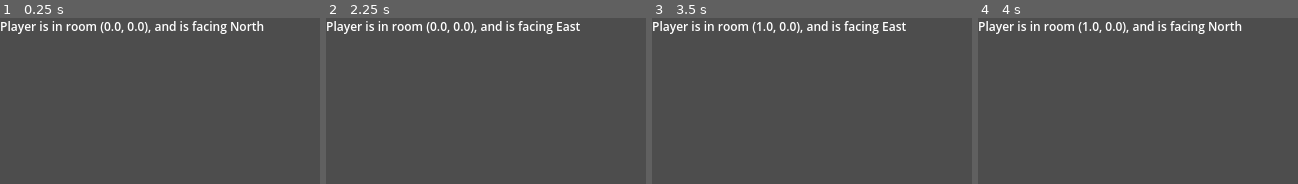
Above: before the commit, frames 1-4 (left to right).
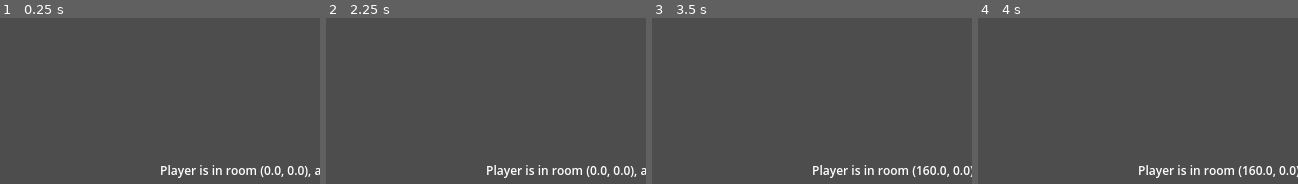
Above: after the commit, the same moments.

Repository: GartTheSkeleton/GameboyDungeon
Game: Godot game, scene res://src/Game/gameworld.tscn
Two runs of this game, one before a commit and one after it. Both use one fixed random seed, a clock stepped at 60 frames per second and the inputs below. Before the commit the project starts from res://gameworld.tscn.
Inputs:
- Up to frame 1 (0.25 s): no input
- Up to frame 2 (2.25 s): tap Enter at 0.5, 2 s; hold Right (Right) 0.53-1.28 s; tap Space at 1.25 s; hold Left (Left) 1.28-2.03 s; hold Right (Right) from 2.03 s (still down)
- Up to frame 3 (3.5 s): tap Space at 2.75 s; release Right (Right) at 2.78 s; hold Up (Up) from 2.78 s (still down)
- Up to frame 4 (4 s): tap Enter at 3.5 s; release Up (Up) at 3.53 s; hold Left (Left) from 3.53 s (still down)

The runs differ from the first frame. In frame 1, 3.4% of the frame differs, in the area x 0-100%, y 1-97%; in frame 2, 3.3%; in frame 3, 3.3%; in frame 4, 3.4%.

Commit message:
refactor movement, set up action system

Diff:
--- a/gameworld.gd
+++ /dev/null
@@ -1,58 +0,0 @@
-extends Node2D
-
-var playerPosition = Vector2(0,0)
-var playerFacing = "North"
-
-@onready var readout = $Readout
-
-# Called when the node enters the scene tree for the first time.
-func _ready() -> void:
-	pass # Replace with function body.
-
-
-# Called every frame. 'delta' is the elapsed time since the previous frame.
-func _process(delta: float) -> void:
-	readout.text = "Player is in room " + str(playerPosition) + ", and is facing " + playerFacing
-
-	if Input.is_action_just_pressed("Up"):
-		move_player()
-	if Input.is_action_just_pressed("Left"):
-		turn_player("Left")
-	if Input.is_action_just_pressed("Right"):
-		turn_player("Right")
-
-
-func turn_player(turnDirection):
-	match turnDirection:
-		"Left":
-			match playerFacing:
-				"North":
-					playerFacing = "West"
-				"West":
-					playerFacing = "South"
-				"South":
-					playerFacing = "East"
-				"East":
-					playerFacing = "North"
-		"Right":
-			match playerFacing:
-				"North":
-					playerFacing = "East"
-				"West":
-					playerFacing = "North"
-				"South":
-					playerFacing = "West"
-				"East":
-					playerFacing = "South"
-
-
-func move_player():
-	match playerFacing:
-		"North":
-			playerPosition.y += 1
-		"South":
-			playerPosition.y -= 1
-		"East":
-			playerPosition.x += 1
-		"West":
-			playerPosition.x -= 1
--- a/gameworld.tscn
+++ /dev/null
@@ -1,15 +0,0 @@
-[gd_scene load_steps=3 format=3 uid="uid://bb7wofvtwlsvg"]
-
-[ext_resource type="Script" uid="uid://dy1t4tltd410w" path="res://gameworld.gd" id="1_jgvkf"]
-
-[sub_resource type="LabelSettings" id="LabelSettings_5ejrl"]
-font_size = 12
-
-[node name="Gameworld" type="Node2D"]
-script = ExtResource("1_jgvkf")
-
-[node name="Readout" type="Label" parent="."]
-offset_right = 320.0
-offset_bottom = 64.0
-label_settings = SubResource("LabelSettings_5ejrl")
-autowrap_mode = 2
--- a/project.godot
+++ b/project.godot
@@ -11,9 +11,9 @@
 [application]
 
 config/name="GameboyDungeon"
-run/main_scene="res://gameworld.tscn"
+run/main_scene="res://src/Game/gameworld.tscn"
 config/features=PackedStringArray("4.4", "GL Compatibility")
-config/icon="res://icon.svg"
+config/icon="res://src/Assets/icon.svg"
 
 [display]
 
--- /dev/null
+++ b/src/Entities/Actors/Actions/action.gd
@@ -0,0 +1,2 @@
+class_name Action
+extends RefCounted
--- /dev/null
+++ b/src/Entities/Actors/Actions/escape_action.gd
@@ -0,0 +1,2 @@
+class_name EscapeAction
+extends Action
--- /dev/null
+++ b/src/Entities/Actors/Actions/movement_action.gd
@@ -0,0 +1,7 @@
+class_name MovementAction
+extends Action
+
+var offset: Vector2i
+
+func _init(dx: int, dy: int) -> void:
+	offset = Vector2i(dx, dy)
--- /dev/null
+++ b/src/Entities/Actors/Actions/turn_action.gd
@@ -0,0 +1,30 @@
+class_name TurnAction
+extends Action
+
+var playerFacing: Vector2i
+
+func _init(direction: String, game: Game) -> void:
+	playerFacing = game.playerFacing
+	var directionsKeys = game.directions.keys()
+	var currentKey = game.playerFacingString
+	var currentIndex = directionsKeys.find(currentKey)
+	var nextDirection: String
+	if direction == "Left":
+		if game.playerFacing == game.directions.NORTH:
+#			easy solution, just loop back to other side of the dictionary
+			playerFacing = game.directions.WEST
+		else:
+#			calculate what the previous direction in the dictionary is
+			currentIndex -= 1
+			nextDirection = directionsKeys[currentIndex]
+			playerFacing = game.directions[nextDirection]
+
+	if direction == "Right":
+		if game.playerFacing == game.directions.WEST:
+			#easy solution, just loop back to other side of the dictionary
+			playerFacing = game.directions.NORTH
+		else:
+			#calculate what the next direction in the dictionary is
+			currentIndex += 1
+			nextDirection = directionsKeys[currentIndex]
+			playerFacing = game.directions[nextDirection]
--- /dev/null
+++ b/src/Game/EventHandler/event_handler.gd
@@ -0,0 +1,20 @@
+class_name EventHandler
+extends Node
+
+@onready var game: Game = $".."
+func get_action() -> Action:
+	var action: Action = null
+	if Input.is_action_just_pressed("Up"):
+		var facing = game.playerFacing
+		action = MovementAction.new(facing.x, facing.y)
+	elif Input.is_action_just_pressed("Left"):
+		print('facing: ', game.playerFacing)
+		action = TurnAction.new("Left", game)
+	elif Input.is_action_just_pressed("Right"):
+		print('facing: ', game.playerFacing)
+		action = TurnAction.new("Right", game)
+
+	if Input.is_action_just_pressed("ui_cancel"):
+		action = EscapeAction.new()
+
+	return action
--- /dev/null
+++ b/src/Game/gameworld.gd
@@ -0,0 +1,88 @@
+class_name Game
+extends Node2D
+
+var player_grid_pos := Vector2i.ZERO
+var directions = {
+	"NORTH": Vector2i.UP,
+	"EAST": Vector2i.RIGHT,
+	"SOUTH": Vector2i.DOWN,
+	"WEST": Vector2i.LEFT
+}
+
+var playerFacing: Vector2i = directions["NORTH"]
+var playerFacingString: String = directions.find_key(playerFacing)
+
+@onready var player: Camera2D = $Camera2D
+@onready var readout = $Camera2D/Readout
+@onready var event_handler: EventHandler = $EventHandler
+
+func _process(delta: float) -> void:
+	var action: Action = event_handler.get_action()
+
+	if action is MovementAction:
+		player_grid_pos += action.offset
+		player.position = Grid.grid_to_world(player_grid_pos)
+		print("position: ", player.position)
+	if action is TurnAction:
+		playerFacing = action.playerFacing
+		playerFacingString = directions.find_key(playerFacing)
+	elif action is EscapeAction:
+		get_tree().quit()
+	readout.text = "Player is in room " + str(player.position) + ", and is facing " + playerFacingString
+
+#var playerPosition = Vector2(0,0)
+#var playerFacing = "North"
+#
+#@onready var readout = $Readout
+#
+## Called when the node enters the scene tree for the first time.
+#func _ready() -> void:
+	#pass # Replace with function body.
+#
+#
+## Called every frame. 'delta' is the elapsed time since the previous frame.
+#func _process(delta: float) -> void:
+	#readout.text = "Player is in room " + str(playerPosition) + ", and is facing " + playerFacing
+	#
+	#if Input.is_action_just_pressed("Up"):
+		#move_player()
+	#if Input.is_action_just_pressed("Left"):
+		#turn_player("Left")
+	#if Input.is_action_just_pressed("Right"):
+		#turn_player("Right")
+#
+#
+#func turn_player(turnDirection):
+	#match turnDirection:
+		#"Left":
+			#match playerFacing:
+				#"North":
+					#playerFacing = "West"
+				#"West":
+					#playerFacing = "South"
+				#"South":
+					#playerFacing = "East"
+				#"East":
+					#playerFacing = "North"
+		#"Right":
+			#match playerFacing:
+				#"North":
+					#playerFacing = "East"
+				#"West":
+					#playerFacing = "North"
+				#"South":
+					#playerFacing = "West"
+				#"East":
+					#playerFacing = "South"
+	#
+#
+#func move_player():
+	#match playerFacing:
+		#"North":
+			#playerPosition.y += 1
+		#"South":
+			#playerPosition.y -= 1
+		#"East":
+			#playerPosition.x += 1
+		#"West":
+			#playerPosition.x -= 1
--- /dev/null
+++ b/src/Game/gameworld.tscn
@@ -0,0 +1,21 @@
+[gd_scene load_steps=4 format=3 uid="uid://bb7wofvtwlsvg"]
+
+[ext_resource type="Script" uid="uid://dy1t4tltd410w" path="res://src/Game/gameworld.gd" id="1_j714t"]
+[ext_resource type="Script" uid="uid://c486fvimusn8k" path="res://src/Game/EventHandler/event_handler.gd" id="2_hdij2"]
+
+[sub_resource type="LabelSettings" id="LabelSettings_5ejrl"]
+font_size = 12
+
+[node name="Gameworld" type="Node2D"]
+script = ExtResource("1_j714t")
+
+[node name="Camera2D" type="Camera2D" parent="."]
+
+[node name="Readout" type="Label" parent="Camera2D"]
+offset_right = 320.0
+offset_bottom = 64.0
+label_settings = SubResource("LabelSettings_5ejrl")
+autowrap_mode = 2
+
+[node name="EventHandler" type="Node" parent="."]
+script = ExtResource("2_hdij2")
--- /dev/null
+++ b/src/Utils/grid.gd
@@ -0,0 +1,14 @@
+class_name Grid
+extends Object
+
+const tile_size = Vector2i(160, 144)
+
+
+static  func grid_to_world(grid_pos: Vector2i) -> Vector2i:
+	var world_pos: Vector2i = grid_pos * tile_size
+	return world_pos
+
+
+static func world_to_grid(world_pos: Vector2i) -> Vector2i:
+	var grid_pos: Vector2i = world_pos / tile_size
+	return grid_pos
Not shown, removed: Assets/hallway_center.png.import
Not shown, removed: Assets/hallway_left.png.import
Not shown, removed: Assets/hallway_right.png.import
Not shown, removed: Assets/nothic.png.import
Not shown, removed: Assets/wall_center.png.import
Not shown, removed: Assets/wall_left.png.import
Not shown, removed: Assets/wall_right.png.import
Not shown, removed: icon.svg.import
Renamed: Assets/nothic.png -> src/Assets/Entities/nothic.png
Renamed: Assets/hallway_center.png -> src/Assets/TilePanels/hallway_center.png
Renamed: Assets/hallway_left.png -> src/Assets/TilePanels/hallway_left.png
Renamed: Assets/hallway_right.png -> src/Assets/TilePanels/hallway_right.png
(and 11 more such lines)
